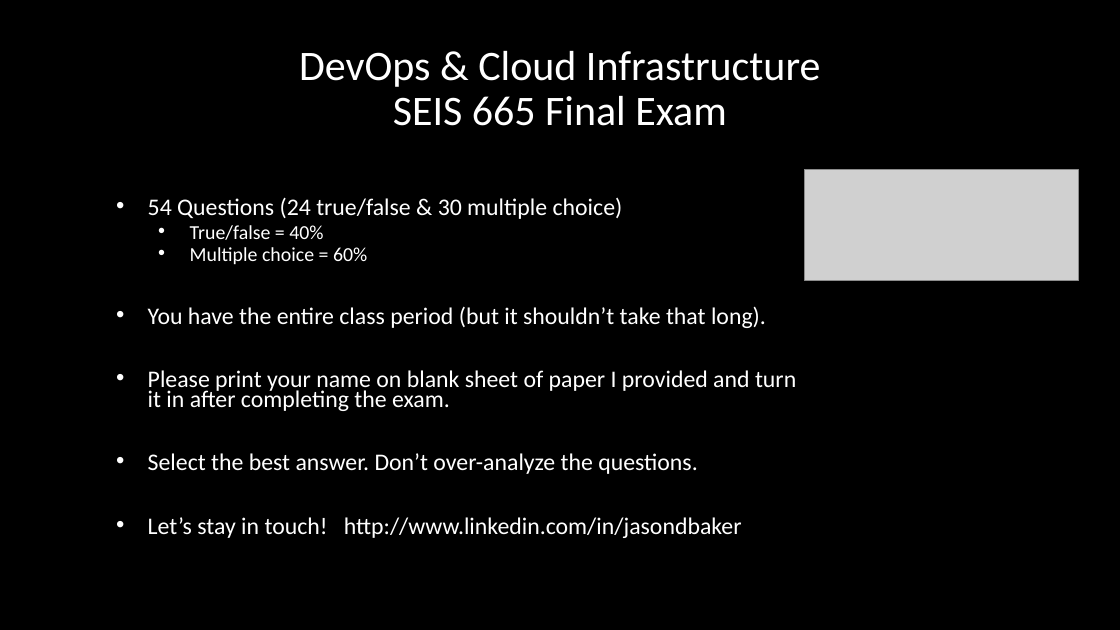
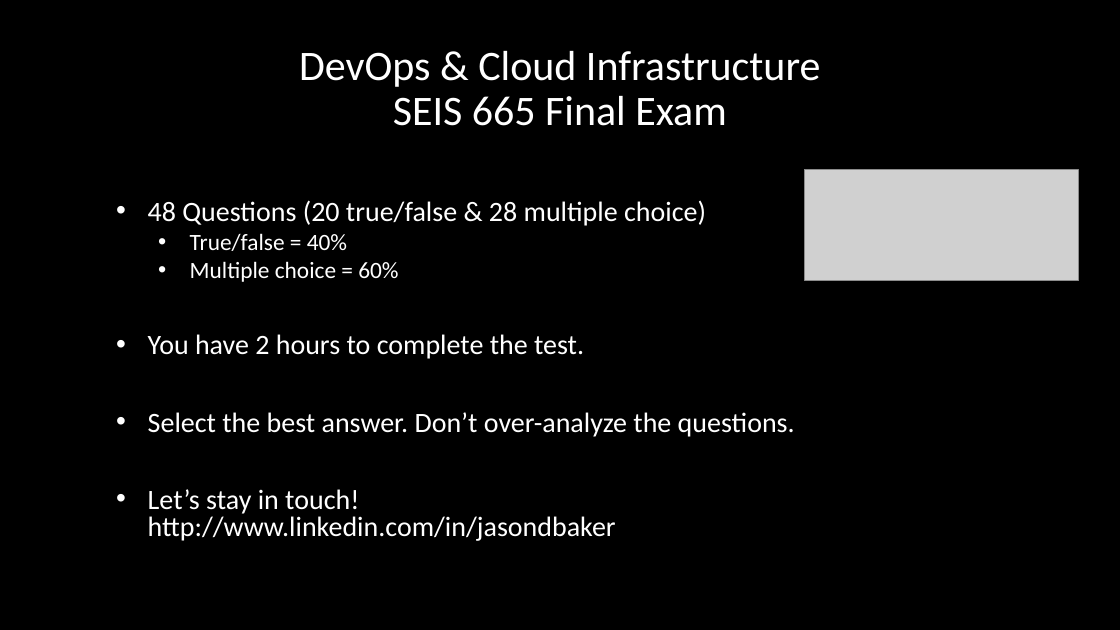
Before and after one commit to jasondbaker/infrastructure-class, a slide deck: slide 1 of lectures/infrastructure-week-14-final.pptx. Drawn at 1120x630 pixels with LibreOffice and Linux fonts; fonts in the diff are those of the drawing; grey boxes stand for pictures. Boxes give left, top, right and bottom in pixels: in the first picture for what was removed or moved away, otherwise in the second. Text is boxed around its words. In the diff, an @@ line names an element or a change of style, - is before the commit and + after.

```diff
--- a/lectures/infrastructure-week-14-final.pptx
+++ b/lectures/infrastructure-week-14-final.pptx
@@ subtitle at box(148, 200, 706, 226): text changed; size 20.4 to 24 pt @@
-• 54 Questions (24 true/false & 30 multiple choice)
+• 48 Questions (20 true/false & 28 multiple choice)
@@ subtitle at box(148, 233, 795, 541): size 17 to 20 pt in "True/false = 40%", "Multiple choice = 60%"; size 20.4 to 24 pt in "Select the best answer. Don’t over-analyze the ...", "Let’s stay in touch! http://www.linkedin.com/in/jasondbaker"; line spacing 0.7 to 0.8 @@
@@ subtitle at box(148, 334, 584, 359): text changed; size 20.4 to 24 pt @@
-• You have the entire class period (but it shouldn’t take that long).
-• Please print your name on blank sheet of paper I provided and turn it in after completing the exam.
+• You have 2 hours to complete the test.
```
Also in this commit, not shown: 3 other files.
